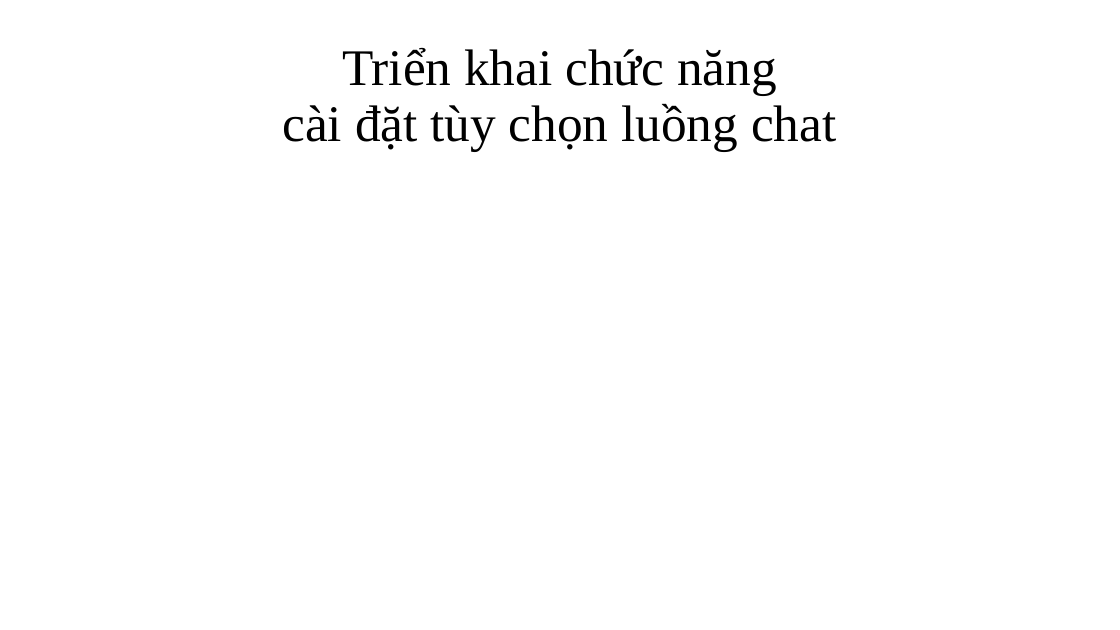
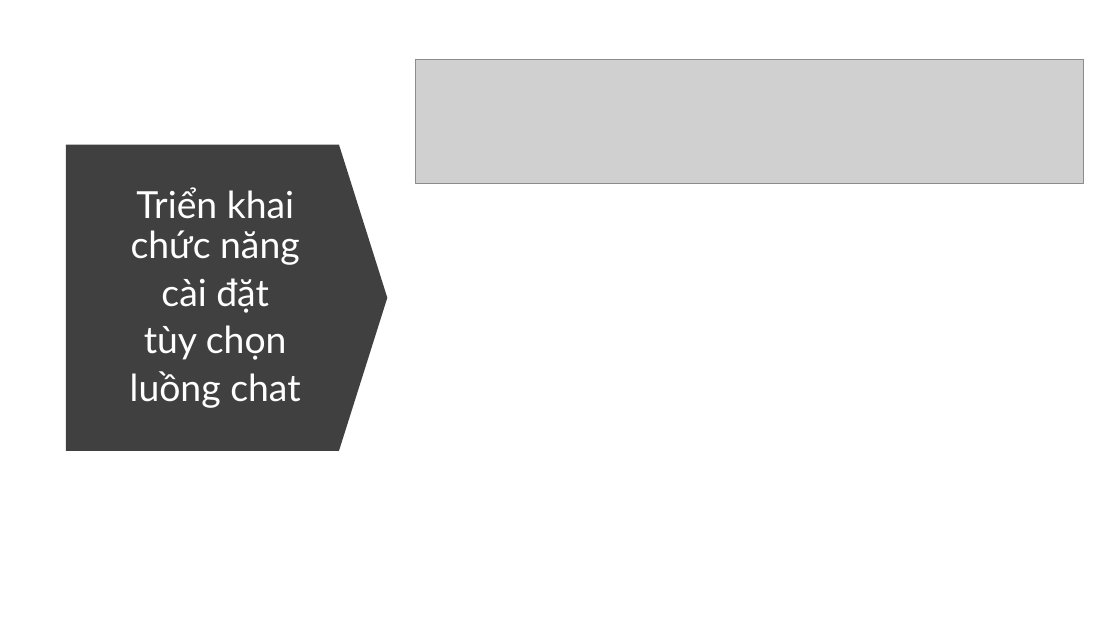
Before and after one commit to ngovanuc/Vietnamese_History_Chatbot, a slide deck: slide 28 of documents/slide bao cao.pptx (slide 26 before the commit). Drawn at 1120x630 pixels with LibreOffice and Linux fonts; fonts in the diff are those of the drawing; grey boxes stand for pictures. Boxes give left, top, right and bottom in pixels: in the first picture for what was removed or moved away, otherwise in the second. Text is boxed around its words. In the diff, an @@ line names an element or a change of style, - is before the commit and + after.

```diff
--- a/documents/slide bao cao.pptx
+++ b/documents/slide bao cao.pptx
@@ picture added at bbox=[416, 59, 1084, 183] @@
@@ down arrow added at bbox=[66, 145, 388, 451], fill #404040 @@
@@ text "Triển khai chức năng": place and size @@
-text "Triển khai chức năng" at bbox=[282, 48, 836, 151]
+text "Triển khai chức năng" at bbox=[130, 187, 300, 408]
@@ text at bbox=[131, 187, 300, 265]: size 44 to 32 pt, font Times New Roman to Lato, text colour #000000 to #FFFFFF in "Triển khai chức năng"; more space between paragraphs @@
@@ text at bbox=[130, 278, 300, 408]: text changed; size 44 to 32 pt; font Times New Roman to Lato; text colour #000000 to #FFFFFF @@
-cài đặt tùy chọn luồng chat
+cài đặt
+tùy chọn
+luồng chat
```
Also in this commit, not shown: 37 other slides changed, 4 slides added, 4 slides removed.
